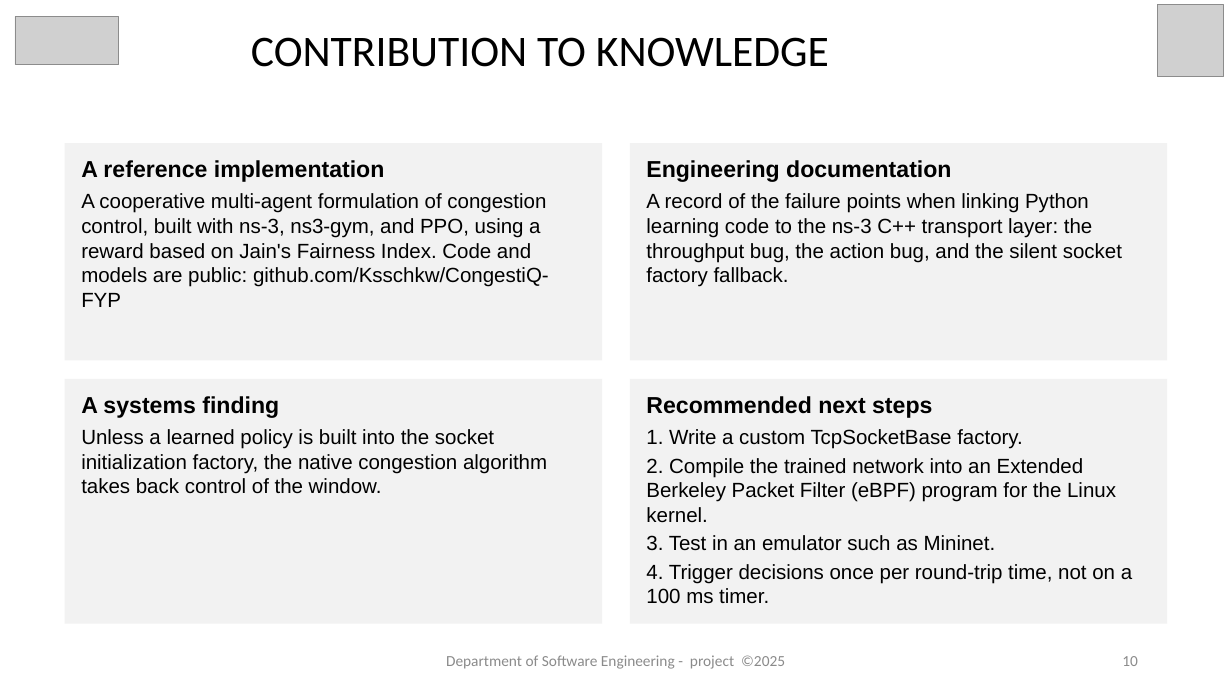
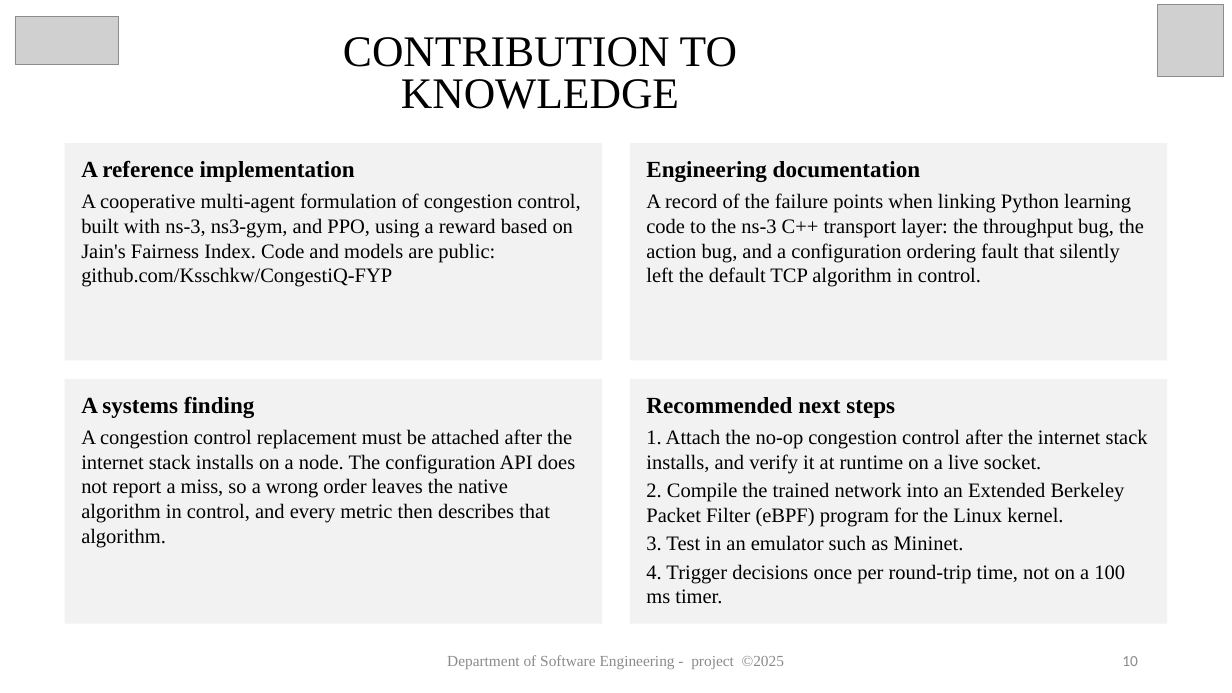
Before and after one commit to Ksschkw/CongestIQ-FYP, a slide deck: slide 10 of reportssofar/Okafor_Kosisochukwu_Johnpaul_FYP_Presentation_corrected.pptx. Drawn at 1232x693 pixels with LibreOffice and Linux fonts; fonts in the diff are those of the drawing; grey boxes stand for pictures. Boxes give left, top, right and bottom in pixels: in the first picture for what was removed or moved away, otherwise in the second. Text is boxed around its words. In the diff, an @@ line names an element or a change of style, - is before the commit and + after.

```diff
--- a/reportssofar/Okafor_Kosisochukwu_Johnpaul_FYP_Presentation_corrected.pptx
+++ b/reportssofar/Okafor_Kosisochukwu_Johnpaul_FYP_Presentation_corrected.pptx
@@ text "CONTRIBUTION TO KNOWLEDGE" at <box>343,37,737,109</box>: font Calibri to Times New Roman @@
@@ rectangle "A reference implementation" at <box>65,143,603,360</box>: font Arial to Times New Roman @@
@@ text in rectangle at <box>646,161,920,182</box>: font Arial to Times New Roman in "Engineering documentation" @@
@@ text in rectangle at <box>646,193,1144,287</box>: text changed; font Arial to Times New Roman @@
-A record of the failure points when linking Python learning code to the ns-3 C++ transport layer: the throughput bug, the action bug, and the silent socket factory fallback.
+A record of the failure points when linking Python learning code to the ns-3 C++ transport layer: the throughput bug, the action bug, and a configuration ordering fault that silently left the default TCP algorithm in control.
@@ text in rectangle at <box>81,396,255,418</box>: font Arial to Times New Roman in "A systems finding" @@
@@ text in rectangle at <box>646,397,1125,604</box>: font Arial to Times New Roman in "Recommended next steps", "2. Compile the trained network into an ...", "3. Test in an emulator such as ...", "4. Trigger decisions once per round-trip time, ..." @@
@@ text in rectangle at <box>81,429,576,548</box>: text changed; font Arial to Times New Roman @@
-Unless a learned policy is built into the socket initialization factory, the native congestion algorithm takes back control of the window.
+A congestion control replacement must be attached after the internet stack installs on a node. The configuration API does not report a miss, so a wrong order leaves the native algorithm in control, and every metric then describes that algorithm.
@@ text in rectangle at <box>646,429,1148,474</box>: text changed; font Arial to Times New Roman @@
-1. Write a custom TcpSocketBase factory.
+1. Attach the no-op congestion control after the internet stack installs, and verify it at runtime on a live socket.
@@ text "Department of Software Engineering - ..." at <box>447,655,784,669</box>: font Calibri to Times New Roman @@
```
Also in this commit, not shown: 11 other slides changed, 1 other file.
